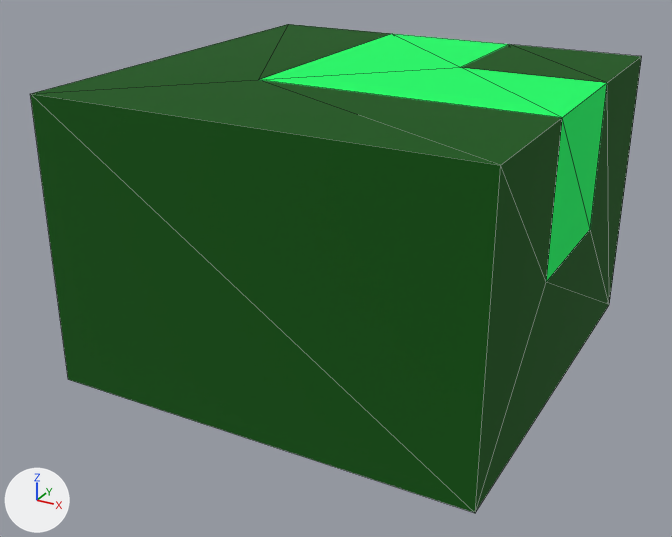
What one commit did to the OBJ model Assets/Graphics/Plata/6.obj.
The view is the same before and after, from a camera (50 mm lens) standing at (0.434, -0.403, 0.431) and looking at (0.142, 0.128, 0.165). The lights are fixed; the arrows at lower left show +X, +Y and +Z. Mesh edges are drawn as thin lines. Where no turn or scale is listed for an object, it has been applied to the vertices. Vertices at the same position are counted once.

In view in the first picture: 'Untitled'.
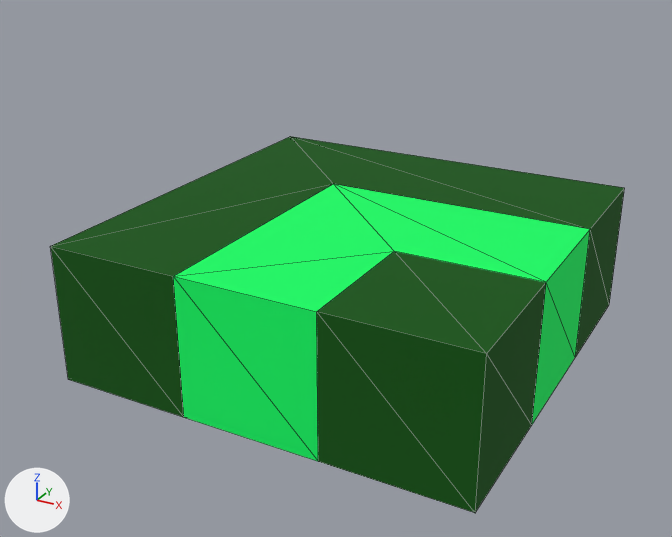
What differs and where, as boxes [x1, y1, x2, y2] in the pictures (672 x 537 px):
'Untitled', reshaped (6% narrower, 23% shorter)
    before: [30, 24, 642, 513]
    after: [50, 136, 624, 513]

What changed in the scene script:
```text
Change me_untitled:
    used by ob_untitled; location = (0.0, 0.0, 0.0)
    remove me_untitled.from_pydata(...)  # 18 vertices, 32 faces; spans x 0.0..0.3, y 0.0..0.3, z 0.1..0.3
    add me_untitled.from_pydata(...)  # 20 vertices, 36 faces; spans x 0.0..0.3, y 0.0..0.3, z 0.1..0.2
    me_untitled part 1
    12 vertices are removed from x 0.0..0.3, y 0.0..0.3, z 0.2..0.3
    32 faces are deleted
    14 vertices are added at x 0.0..0.3, y 0.0..0.3, z 0.1..0.2
    36 new faces join them
```
